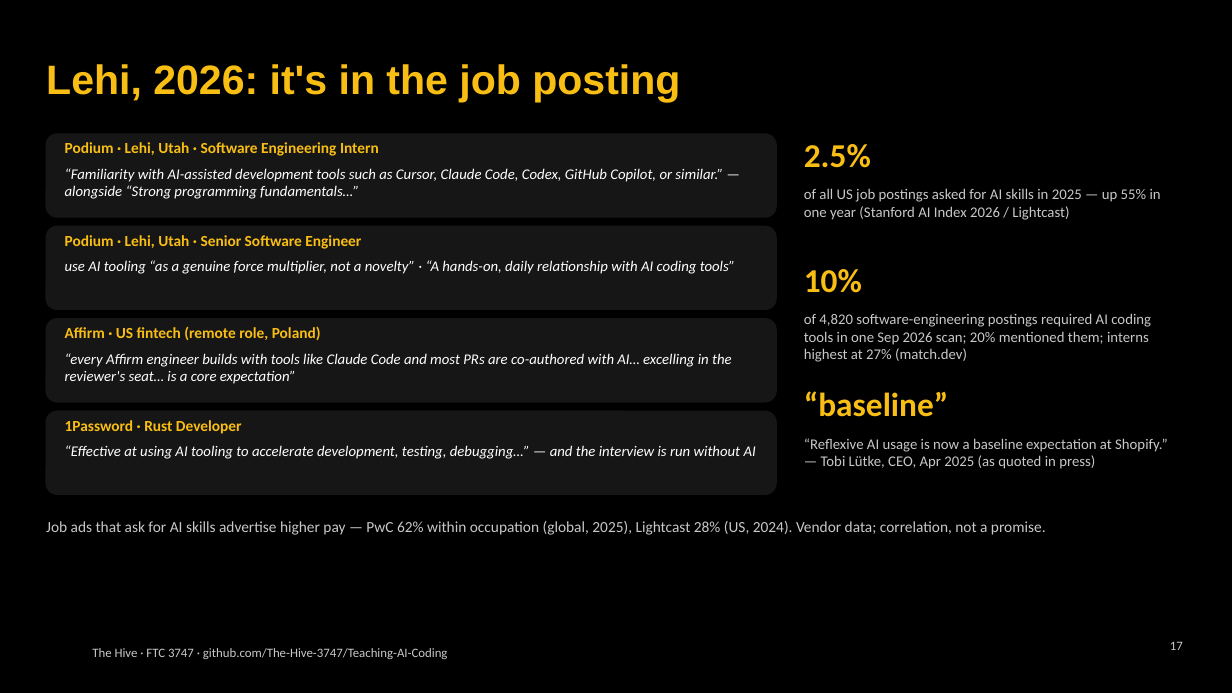
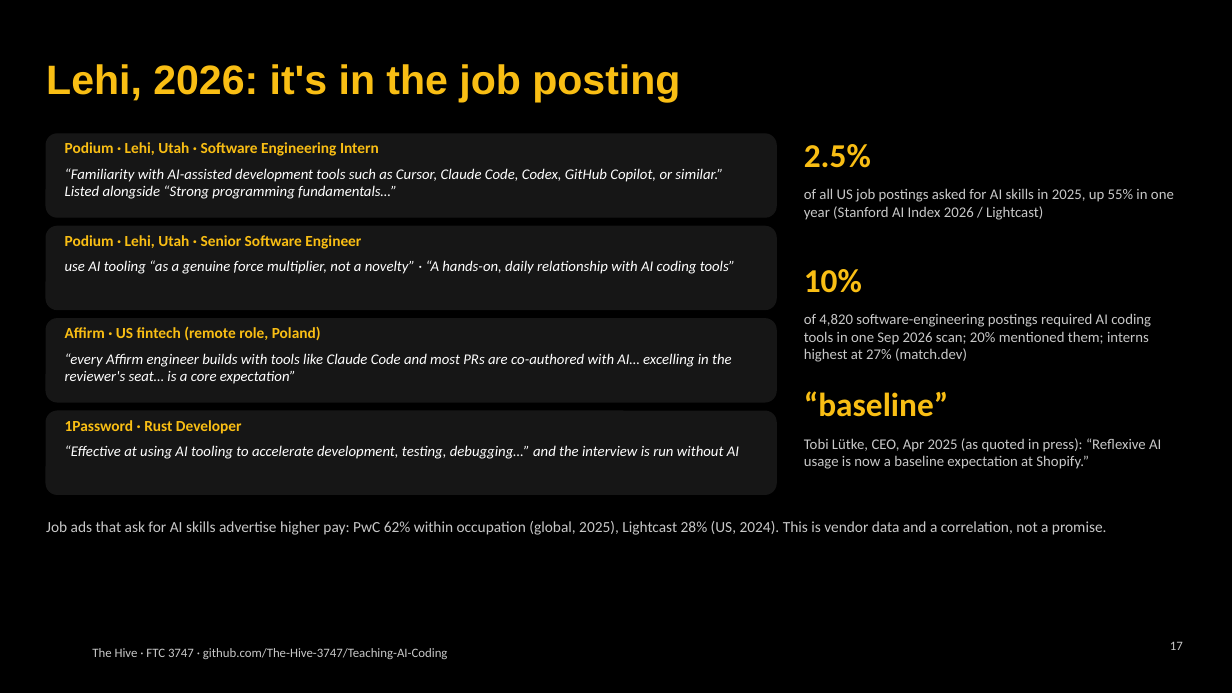
Before and after one commit to The-Hive-3747/Teaching-AI-Coding, a slide deck: slide 17 of slides/kickoff.pptx. Drawn at 1232x693 pixels with LibreOffice and Linux fonts; fonts in the diff are those of the drawing; background and template pictures are left out. Boxes give left, top, right and bottom in pixels: in the first picture for what was removed or moved away, otherwise in the second. Text is boxed around its words. In the diff, an @@ line names an element or a change of style, - is before the commit and + after.

```diff
--- a/slides/kickoff.pptx
+++ b/slides/kickoff.pptx
@@ text at (65, 168, 723, 199): text changed @@
-“Familiarity with AI-assisted development tools such as Cursor, Claude Code, Codex, GitHub Copilot, or similar.” — alongside “Strong programming fundamentals…”
+“Familiarity with AI-assisted development tools such as Cursor, Claude Code, Codex, GitHub Copilot, or similar.” Listed alongside “Strong programming fundamentals…”
@@ text at (804, 188, 1174, 220): text changed @@
-of all US job postings asked for AI skills in 2025 — up 55% in one year (Stanford AI Index 2026 / Lightcast)
+of all US job postings asked for AI skills in 2025, up 55% in one year (Stanford AI Index 2026 / Lightcast)
@@ text at (65, 445, 739, 459): text changed @@
-“Effective at using AI tooling to accelerate development, testing, debugging…” — and the interview is run without AI
+“Effective at using AI tooling to accelerate development, testing, debugging…” and the interview is run without AI
@@ text at (804, 438, 1161, 469): text changed @@
-“Reflexive AI usage is now a baseline expectation at Shopify.” — Tobi Lütke, CEO, Apr 2025 (as quoted in press)
+Tobi Lütke, CEO, Apr 2025 (as quoted in press): “Reflexive AI usage is now a baseline expectation at Shopify.”
@@ text at (46, 521, 1107, 535): text changed @@
-Job ads that ask for AI skills advertise higher pay — PwC 62% within occupation (global, 2025), Lightcast 28% (US, 2024). Vendor data; correlation, not a promise.
+Job ads that ask for AI skills advertise higher pay: PwC 62% within occupation (global, 2025), Lightcast 28% (US, 2024). This is vendor data and a correlation, not a promise.
```
Also in this commit, not shown: 18 other slides changed, 43 other files.
